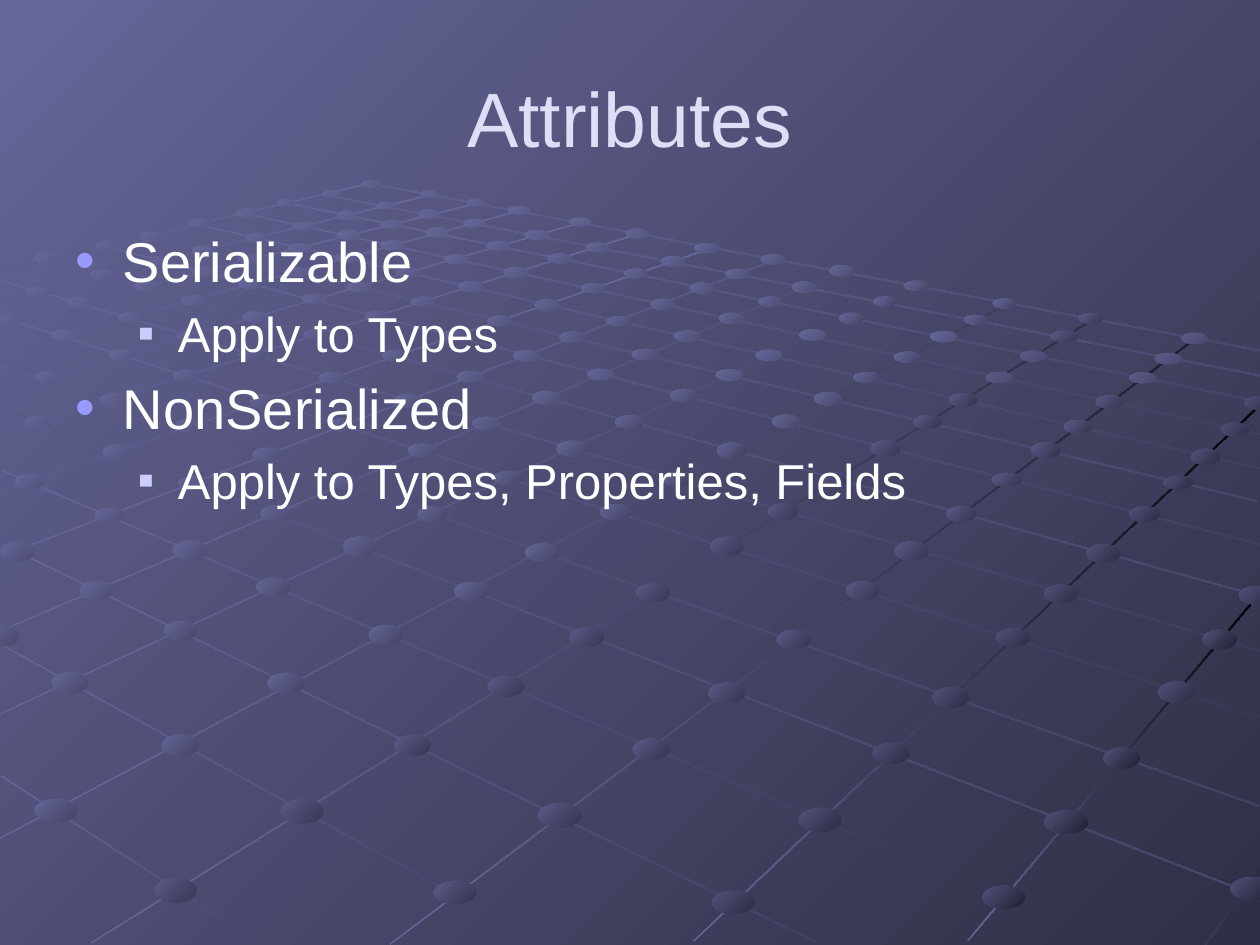
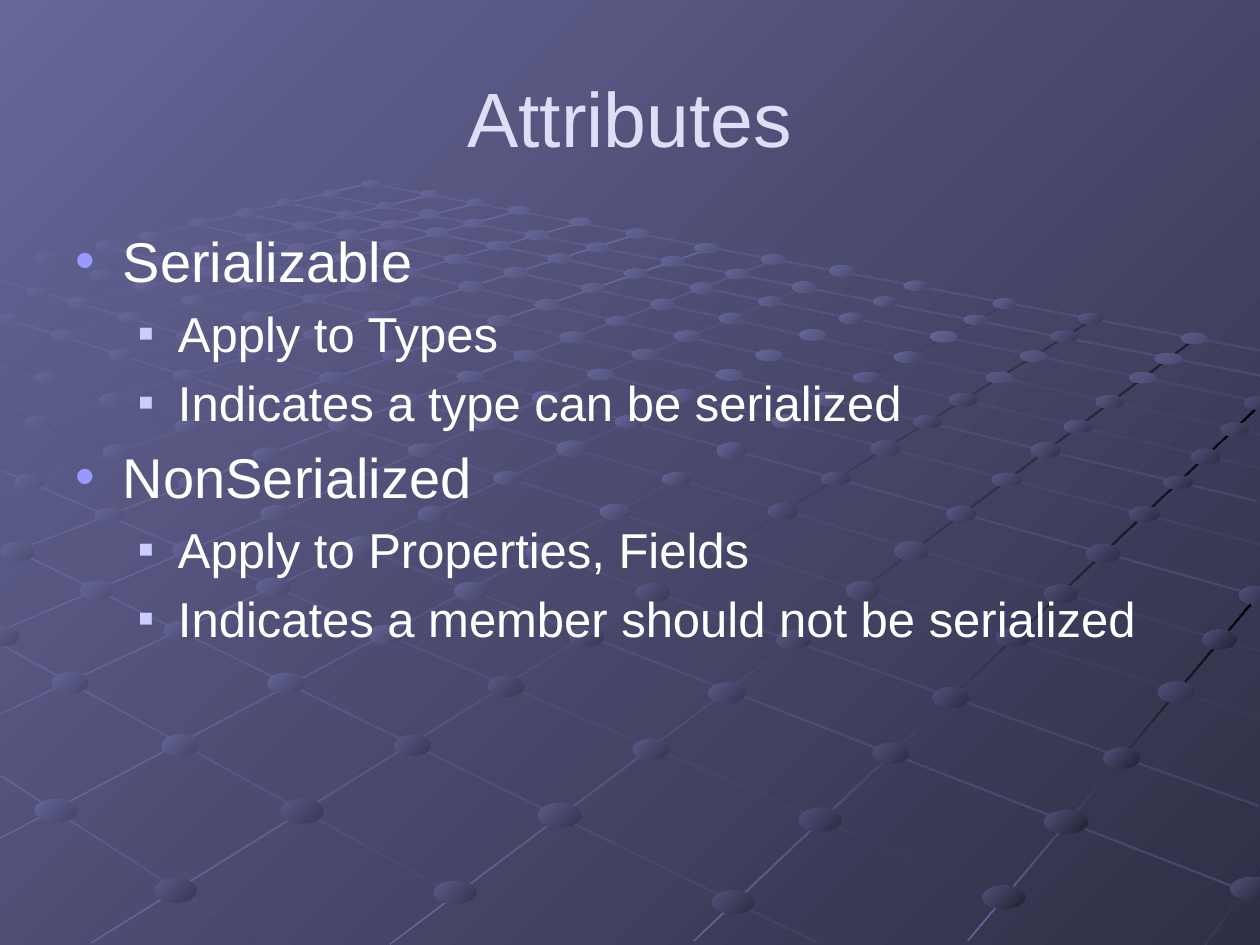
Before and after one commit to gregsohl/.NetSerialization-Presentation, a slide deck: slide 9 of .NET Serialization.pptx. Drawn at 1260x945 pixels with LibreOffice and Linux fonts; fonts in the diff are those of the drawing. Boxes give left, top, right and bottom in pixels: in the first picture for what was removed or moved away, otherwise in the second. Text is boxed around its words. In the diff, an @@ line names an element or a change of style, - is before the commit and + after.

Commit message:
Basic examples return serialized data

```diff
--- a/.NET Serialization.pptx
+++ b/.NET Serialization.pptx
@@ text at (178, 385, 902, 431): paragraph added @@
+  ■ Indicates a type can be serialized
@@ text at (178, 532, 1136, 638): text changed @@
-  ■ Apply to Types, Properties, Fields
+  ■ Apply to Properties, Fields
+  ■ Indicates a member should not be serialized
```
Also in this commit, not shown: 4 other slides changed, 8 other files.
